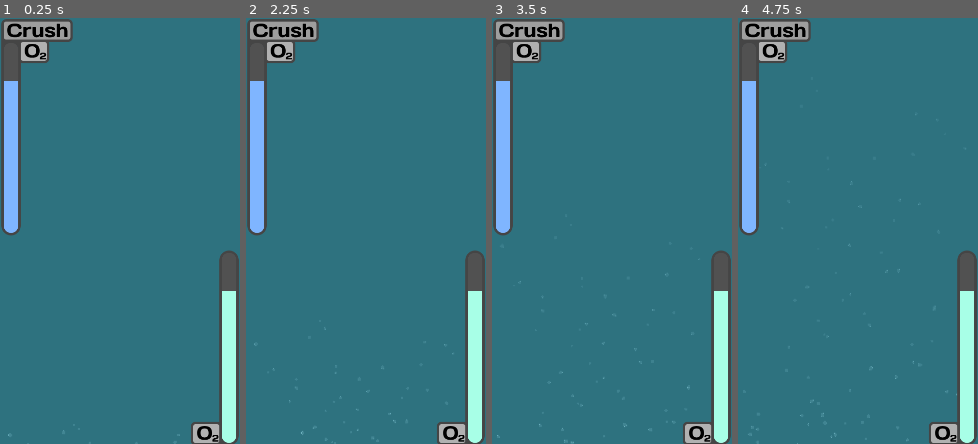
Above: before the commit, frames 1-4 (left to right).
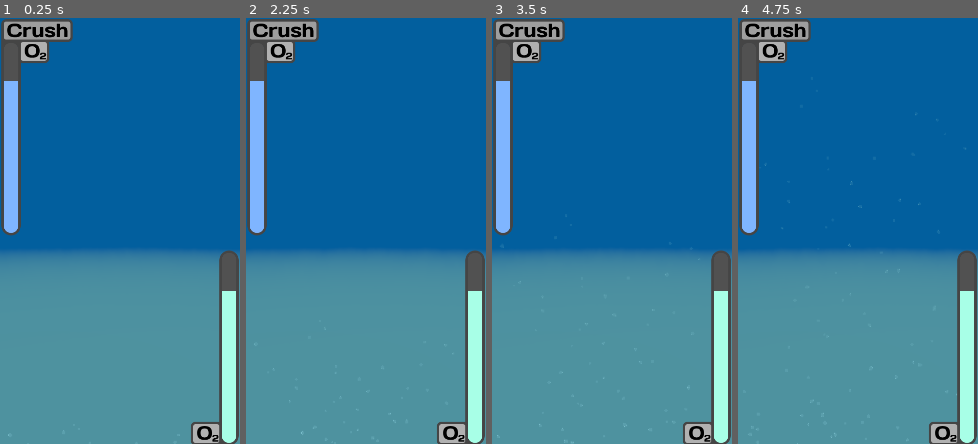
Above: after the commit, the same moments.

Repository: eikap/ggj-2026
Game: Godot game, scene res://Scenes/Game.tscn
Same seed, same stepped clock (60 frames per second), same inputs: the game is played once before the commit and once after it. This scene is started directly instead of the project's main scene.
Inputs (mouse positions are in pixels of both pictures, inside the frame that each line leads up to):
- Up to frame 1 (0.25 s): no input
- Up to frame 2 (2.25 s): tap Enter at 0.5 s; move the mouse to (418, 209) at 0.52 s; tap Space (interact) at 0.6, 1.35, 2.1 s; click (418, 209) at 0.67 s; move the mouse to (318, 252) at 1.27 s; click (318, 252) at 1.42 s; move the mouse to (390, 137) at 2.02 s; click (390, 137) at 2.17 s
- Up to frame 3 (3.5 s): move the mouse to (600, 316) at 2.77 s; tap Space (interact) at 2.85 s; click (600, 316) at 2.92 s
- Up to frame 4 (4.75 s): move the mouse to (930, 294) at 3.52 s; tap Space (interact) at 3.6, 4.35 s; click (930, 294) at 3.67 s; move the mouse to (786, 167) at 4.27 s; click (786, 167) at 4.42 s

The runs differ from the first frame. In frame 1, 90% of the frame differs, in the area x 0-100%, y 0-100%; in frame 2, 90%; in frame 3, 90%; in frame 4, 90%.
Error in both runs: Invalid access to property or key '1' on a base object of type 'Dictionary'. (res://Scripts/camera.gd:9)

Commit message:
Update gameplay and game environment

Diff:
--- a/Scenes/Game.tscn
+++ b/Scenes/Game.tscn
@@ -8,6 +8,7 @@
 [ext_resource type="Texture2D" uid="uid://bay3bscqmo44i" path="res://FelixTest/new_noise_texture_2d.tres" id="6_dahhg"]
 [ext_resource type="PackedScene" uid="uid://dafoj32escdyx" path="res://Scenes/Audio_MusicPlayer.tscn" id="7_2irst"]
 [ext_resource type="PackedScene" uid="uid://convxv2ryubc4" path="res://Scenes/OxygenBars.tscn" id="7_fgofq"]
+[ext_resource type="ArrayMesh" uid="uid://otguk2hq7oe1" path="res://FelixTest/level.obj" id="9_bf53h"]
 
 [sub_resource type="BoxShape3D" id="BoxShape3D_nm856"]
 size = Vector3(26.302002, 1, 10.48999)
@@ -51,20 +52,30 @@
 shader_parameter/water_color = Color(0, 0.6651851, 0.7977378, 1)
 shader_parameter/absorption_strength = 0.4
 
+[sub_resource type="Environment" id="Environment_bf53h"]
+glow_intensity = 0.0
+glow_bloom = 0.62
+glow_hdr_threshold = 4.0
+glow_hdr_scale = 4.0
+glow_hdr_luminance_cap = 185.6
+fog_enabled = true
+fog_mode = 1
+fog_light_color = Color(0.024851736, 0.21418303, 0.5875931, 1)
+fog_light_energy = 0.71
+fog_density = 1.0
+fog_height = 156.54
+volumetric_fog_enabled = true
+
 [node name="Game" type="Node3D" unique_id=1621413269]
 script = ExtResource("1_u30vs")
 playerPrefab = ExtResource("2_4n824")
-
-[node name="DirectionalLight3D" type="DirectionalLight3D" parent="." unique_id=1235230517]
-transform = Transform3D(-0.8660254, -0.43301278, 0.24999999, 0.4727395, -0.5462673, 0.69145465, -0.16284184, 0.71700215, 0.6777835, 0, 0, 0)
-shadow_enabled = true
 
 [node name="Camera3D" type="Camera3D" parent="." unique_id=227937220]
 transform = Transform3D(1, 0, 0, 0, 1, 0, 0, 0, 1, 0, 0, 6.684964)
 script = ExtResource("3_nm856")
 
 [node name="Area3D" type="Area3D" parent="." unique_id=1352431598]
-transform = Transform3D(1, 0, 0, 0, 1, 0, 0, 0, 1, 0, 26.208824, 0)
+transform = Transform3D(1, 0, 0, 0, 1, 0, 0, 0, 1, 0, 36.691135, 0)
 
 [node name="CollisionShape3D" type="CollisionShape3D" parent="Area3D" unique_id=898324054]
 transform = Transform3D(1, 0, 0, 0, 1, 0, 0, 0, 1, 0.6776123, 0, -0.86950684)
@@ -100,3 +111,13 @@
 [node name="CanvasLayer2" parent="." unique_id=1113027098 instance=ExtResource("7_fgofq")]
 
 [node name="Audio_MusicPlayer" parent="." unique_id=230560115 instance=ExtResource("7_2irst")]
+
+[node name="MeshInstance3D" type="MeshInstance3D" parent="." unique_id=222265727]
+transform = Transform3D(-1, 0, -8.742278e-08, 0, 1, 0, 8.742278e-08, 0, -1, -0.13454056, -5.7416935, 0.01203537)
+mesh = ExtResource("9_bf53h")
+
+[node name="DirectionalLight3D" type="DirectionalLight3D" parent="." unique_id=865134826]
+transform = Transform3D(0.8660254, -0.3535534, 0.3535534, 0, 0.7071068, 0.7071068, -0.5, -0.61237246, 0.61237246, 0, 14.812359, 0)
+
+[node name="WorldEnvironment" type="WorldEnvironment" parent="." unique_id=1164639965]
+environment = SubResource("Environment_bf53h")
--- a/Scripts/player.gd
+++ b/Scripts/player.gd
@@ -11,7 +11,7 @@
 @export var diver : Diver
 @export var detectionArea : Area3D
 @export var oxygenLabel : Label3D
-@export var oxygenDepletionRate = 5
+@export var oxygenDepletionRate = 10
 
 var moveVelocity : Vector2
 var networkPosition : Vector3
Not shown: 1 places in FelixTest/ShaderTest.tscn that only renumber resources
